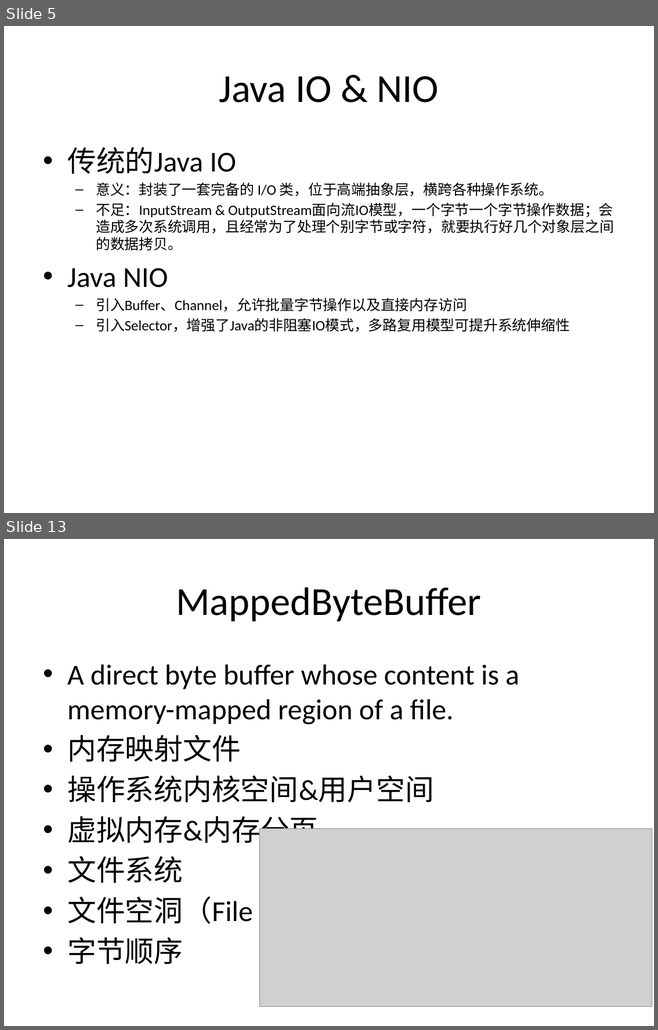
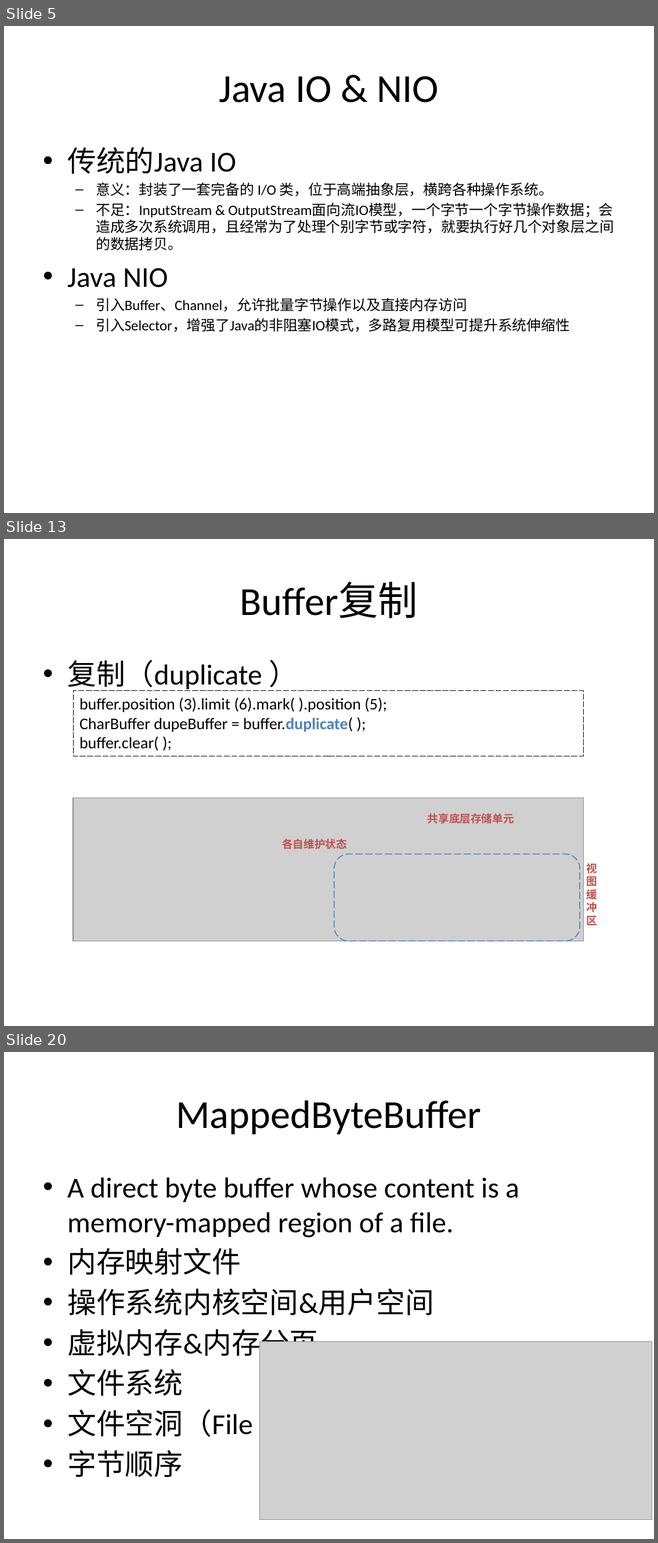
Before and after one commit to guhanjie/Knowledge-sharing, a slide deck: 扒一扒Java IO那些事儿.pptx. Shown one above the other, each under a label of ours: slides 5 and 13 before the commit, slides 5, 13 and 20 after it; the slides between them are not shown. The pictures are 658x1030 and 658x1543 pixels, drawn with LibreOffice and Linux fonts; fonts in the diff are those of the drawing; grey boxes stand for pictures. Boxes give left, top, right and bottom in pixels: in the first picture for what was removed or moved away, otherwise in the second. Text is boxed around its words. In the diff, an @@ line names an element or a change of style, - is before the commit and + after.

```diff
--- a/扒一扒Java IO那些事儿.pptx
+++ b/扒一扒Java IO那些事儿.pptx
@@ slide 13 added at [4, 539, 654, 1026], background #FFFFFF @@
@@ title added at [240, 582, 418, 618], 44 pt, text #000000 @@
+Buffer复制
@@ text added at [67, 660, 262, 692], 32 pt, text #000000 @@
+• 复制（duplicate ）
@@ rectangle added at [73, 690, 583, 756], outline #000000 0.75 pt dashed, 18 pt, text #000000 @@
+buffer.position (3).limit (6).mark( ).position (5);
+CharBuffer dupeBuffer = buffer.duplicate( );
+buffer.clear( );
@@ picture added at [73, 798, 583, 941] @@
@@ text added at [427, 813, 514, 824], 12 pt, text #C0504D, bold @@
+共享底层存储单元
@@ text added at [282, 839, 347, 849], 12 pt, text #C0504D, bold @@
+各自维护状态
@@ rounded rectangle added at [334, 854, 579, 941], outline #4F81BD 1 pt dashed @@
@@ text added at [586, 863, 597, 925], 12 pt, text #C0504D, bold @@
+视图缓冲区
@@ what was slide 13 is now slide 20 @@
```
Also in this commit, not shown: 9 slides changed, 8 other slides added.
